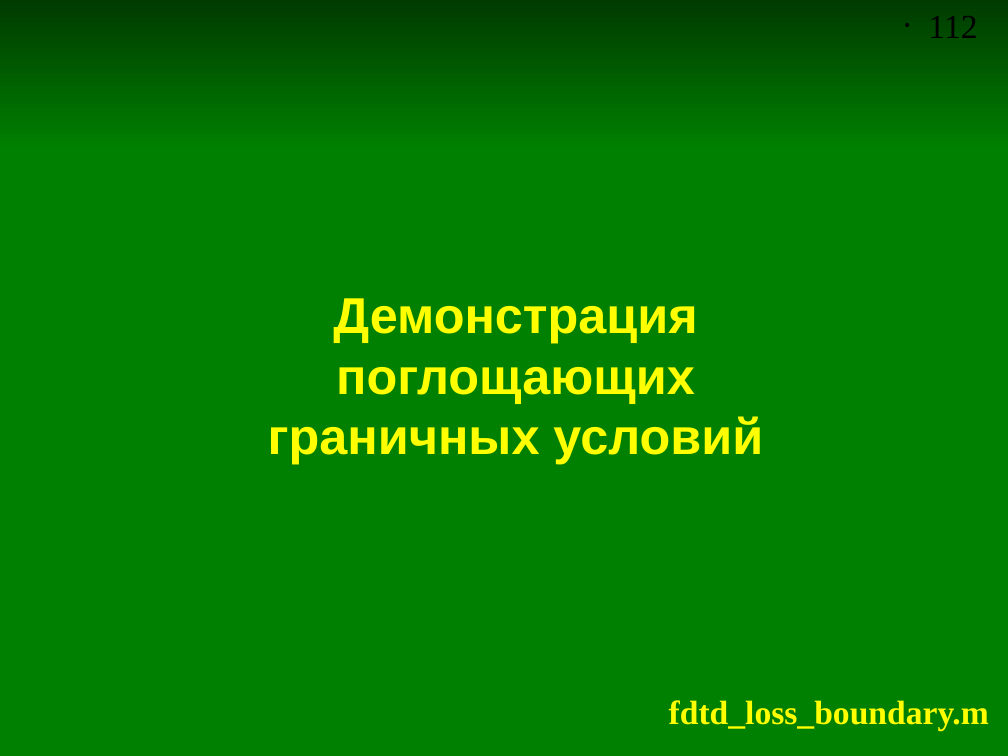
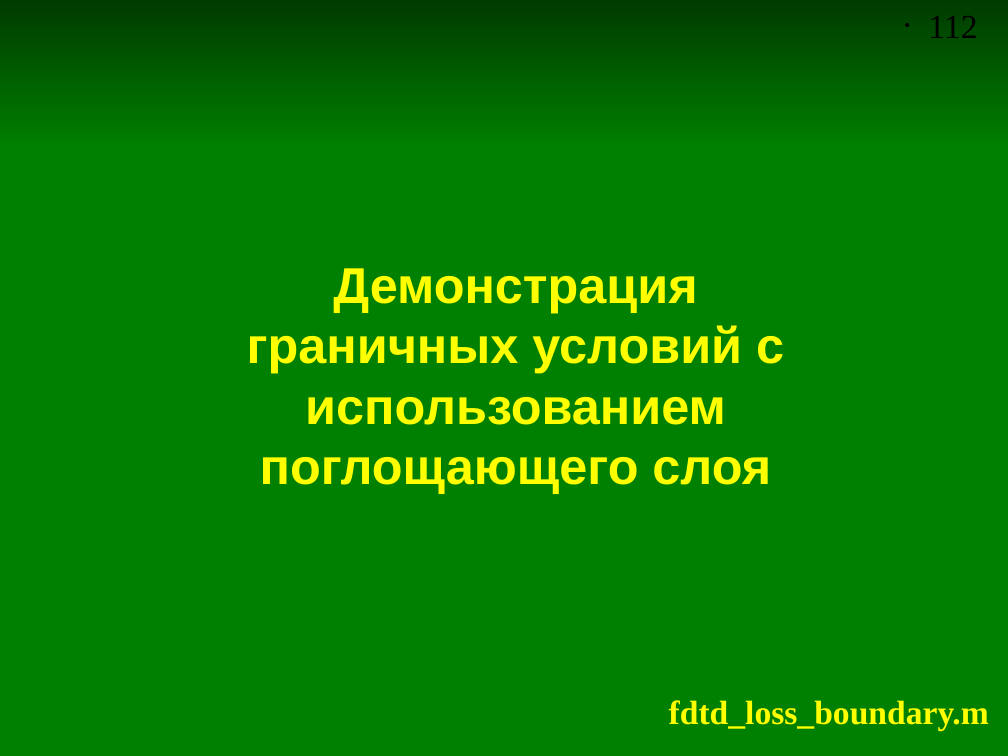
Before and after one commit to andris0147sv/modelling, a slide deck: slide 112 of presentations/2. FDTD.odp. Drawn at 1008x756 pixels with LibreOffice and Linux fonts; fonts in the diff are those of the drawing. Boxes give left, top, right and bottom in pixels: in the first picture for what was removed or moved away, otherwise in the second. Text is boxed around its words. In the diff, an @@ line names an element or a change of style, - is before the commit and + after.

```diff
--- a/presentations/2. FDTD.odp
+++ b/presentations/2. FDTD.odp
@@ title at [247, 268, 784, 494]: text changed @@
-Демонстрация
-поглощающих
-граничных условий
+Демонстрация
+граничных условий с использованием
+поглощающего слоя
```
Also in this commit, not shown: 12 slides added.
